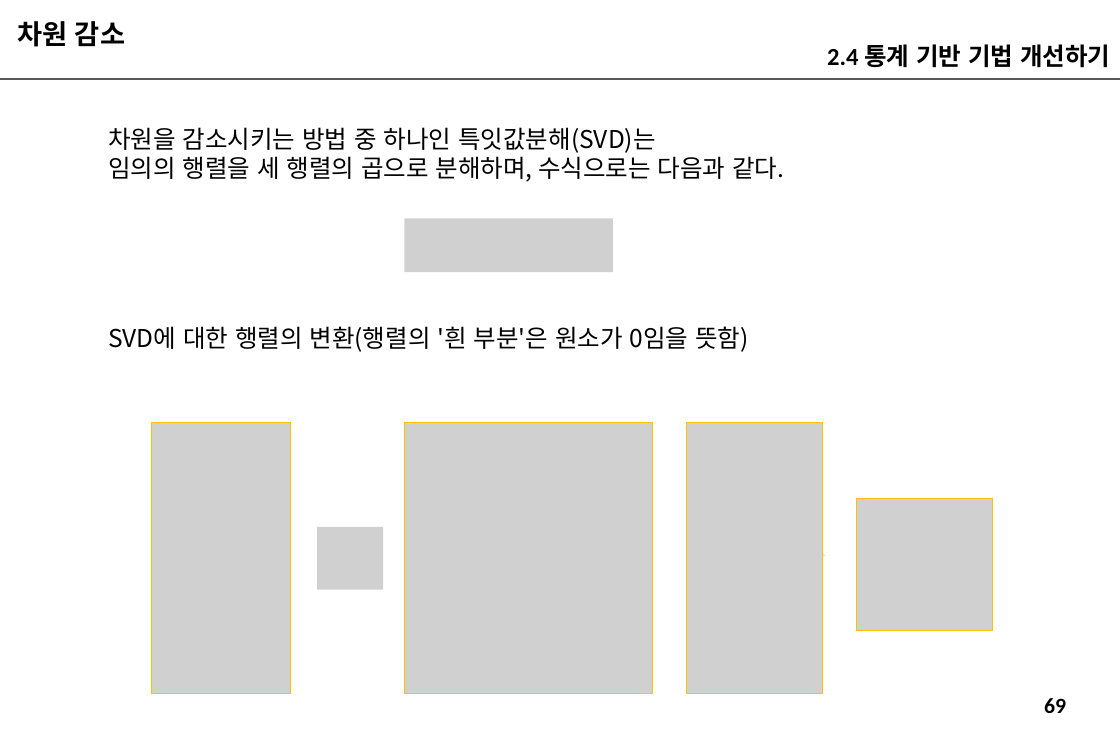
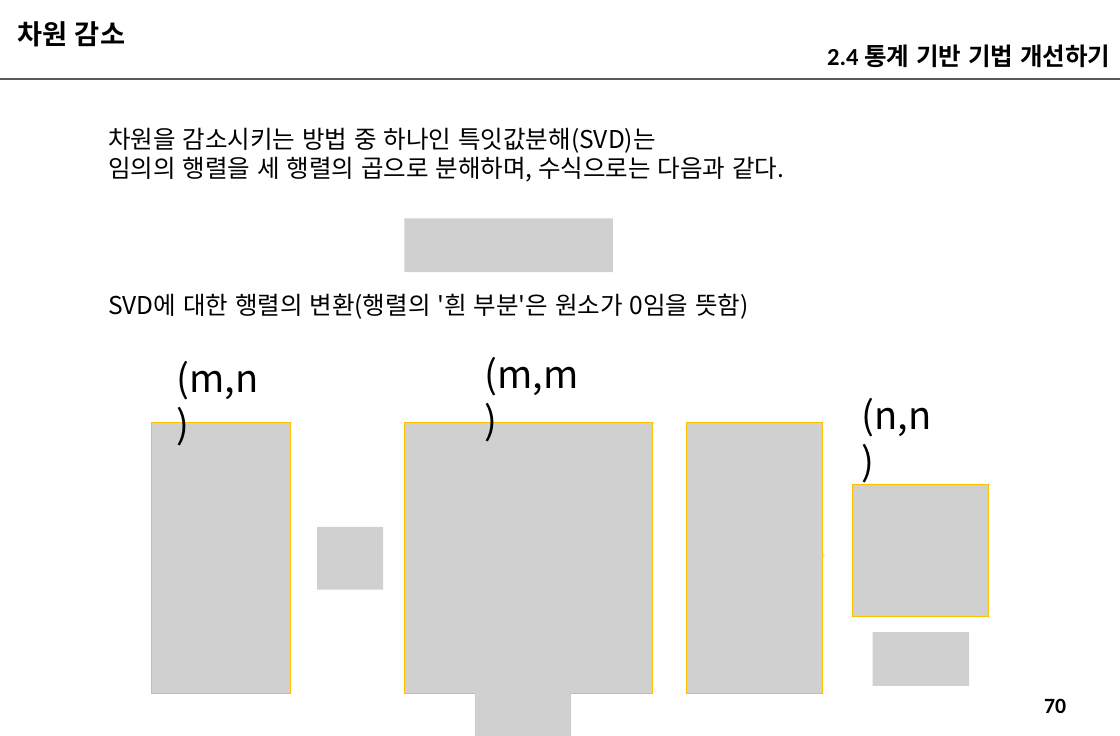
Before and after one commit to imguru-mooc/deep_learning_nlp, a slide deck: slide 70 of 인공지능_자연어처리_2_판서.pptx (slide 69 before the commit). Drawn at 1120x736 pixels with LibreOffice and Linux fonts; fonts in the diff are those of the drawing; grey boxes stand for pictures. Boxes give left, top, right and bottom in pixels: in the first picture for what was removed or moved away, otherwise in the second. Text is boxed around its words. In the diff, an @@ line names an element or a change of style, - is before the commit and + after.

```diff
--- a/인공지능_자연어처리_2_판서.pptx
+++ b/인공지능_자연어처리_2_판서.pptx
@@ text "SVD에 대한 행렬의 변환(행렬의 '흰 ...": place and size @@
-text "SVD에 대한 행렬의 변환(행렬의 '흰 ..." at [108,326,748,352]
+text "SVD에 대한 행렬의 변환(행렬의 '흰 ..." at [108,293,748,319]
@@ text added at [484,357,578,396], 28 pt, text #000000 @@
+(m,m)
@@ text added at [177,361,259,400], 28 pt, text #000000 @@
+(m,n)
@@ text added at [862,398,932,437], 28 pt, text #000000 @@
+(n,n)
@@ picture: place and size @@
-picture at [856,498,992,631]
+picture at [853,484,989,617]
@@ picture added at [873,632,969,686] @@
@@ picture added at [475,687,571,736] @@
@@ page number at [1044,698,1066,713]: text changed @@
-69
+70
```
Also in this commit, not shown: 9 other slides changed, 1 slide added.
